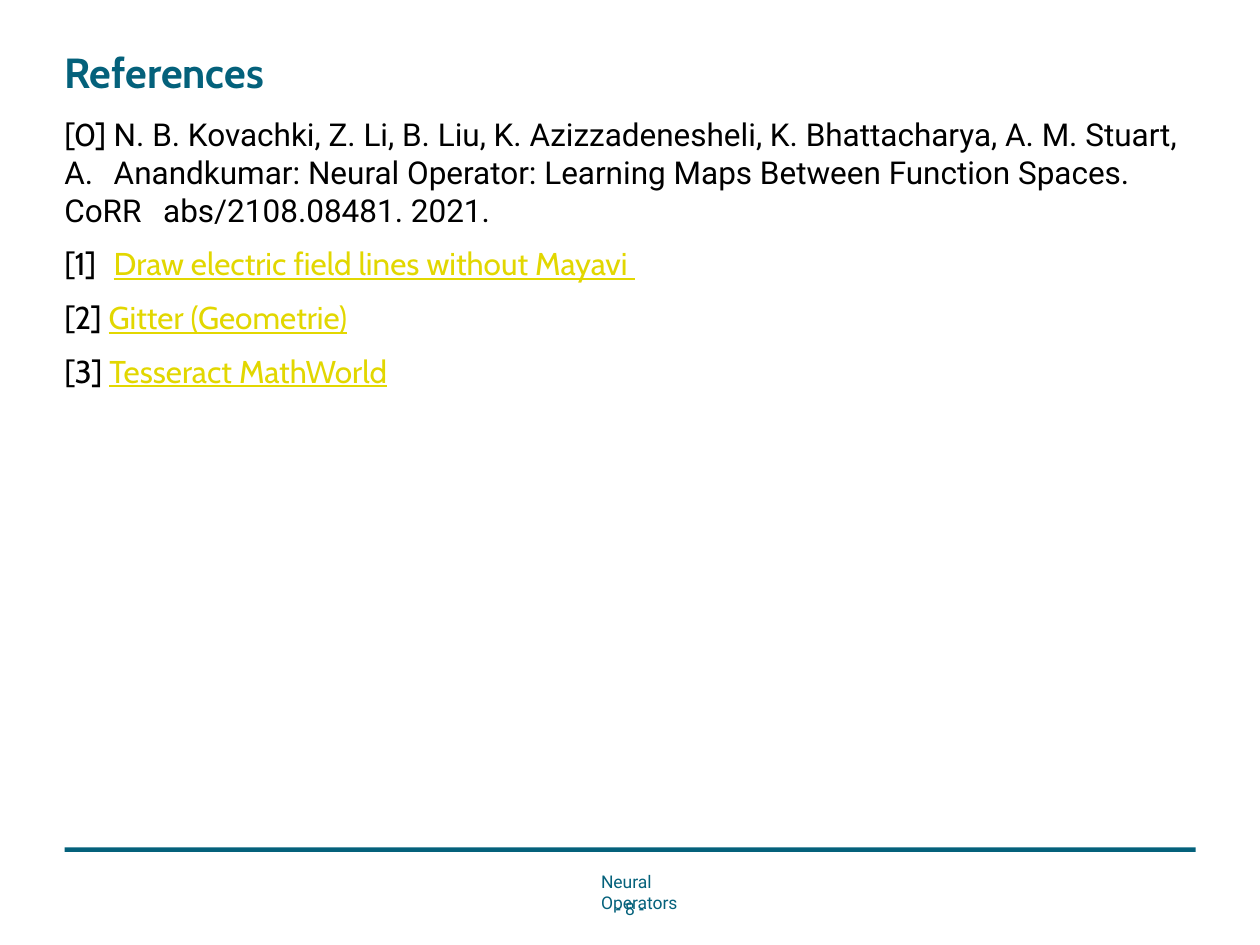
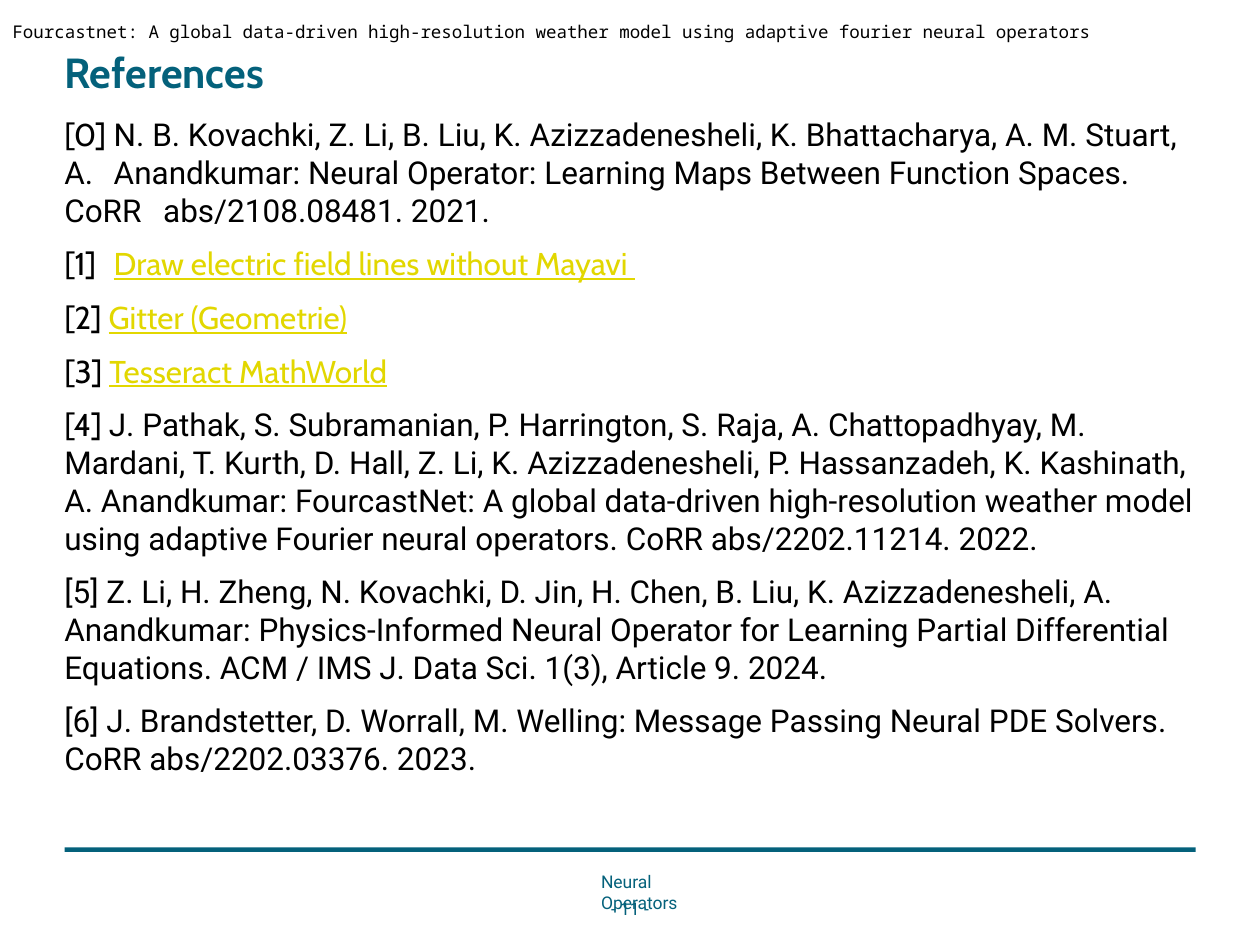
Before and after one commit to Nerrror/NeuralOperator, a slide deck: slide 11 of NeuralOperator.pptx (slide 8 before the commit). Drawn at 1260x945 pixels with LibreOffice and Linux fonts; fonts in the diff are those of the drawing; background and template pictures are left out. Boxes give left, top, right and bottom in pixels: in the first picture for what was removed or moved away, otherwise in the second. Text is boxed around its words. In the diff, an @@ line names an element or a change of style, - is before the commit and + after.

```diff
--- a/NeuralOperator.pptx
+++ b/NeuralOperator.pptx
@@ text added at bbox=[13, 24, 1090, 43], 10 pt, text #000000 @@
+Fourcastnet: A global data-driven high-resolution weather model using adaptive fourier neural operators
@@ text at bbox=[64, 412, 1193, 772]: paragraphs added @@
+[4] J. Pathak, S. Subramanian, P. Harrington, S. Raja, A. Chattopadhyay, M. Mardani, T. Kurth, D. Hall, Z. Li, K. Azizzadenesheli, P. Hassanzadeh, K. Kashinath, A. Anandkumar: FourcastNet: A global data-driven high-resolution weather model using adaptive Fourier neural operators. CoRR abs/2202.11214. 2022.
+[5] Z. Li, H. Zheng, N. Kovachki, D. Jin, H. Chen, B. Liu, K. Azizzadenesheli, A. Anandkumar: Physics-Informed Neural Operator for Learning Partial Differential Equations. ACM / IMS J. Data Sci. 1(3), Article 9. 2024.
+[6] J. Brandstetter, D. Worrall, M. Welling: Message Passing Neural PDE Solvers. CoRR abs/2202.03376. 2023.
@@ page number at bbox=[620, 899, 640, 915]: text changed @@
-- 8 -
+- 11 -
```
Also in this commit, not shown: 2 other slides changed, 4 slides added, 1 other file.
